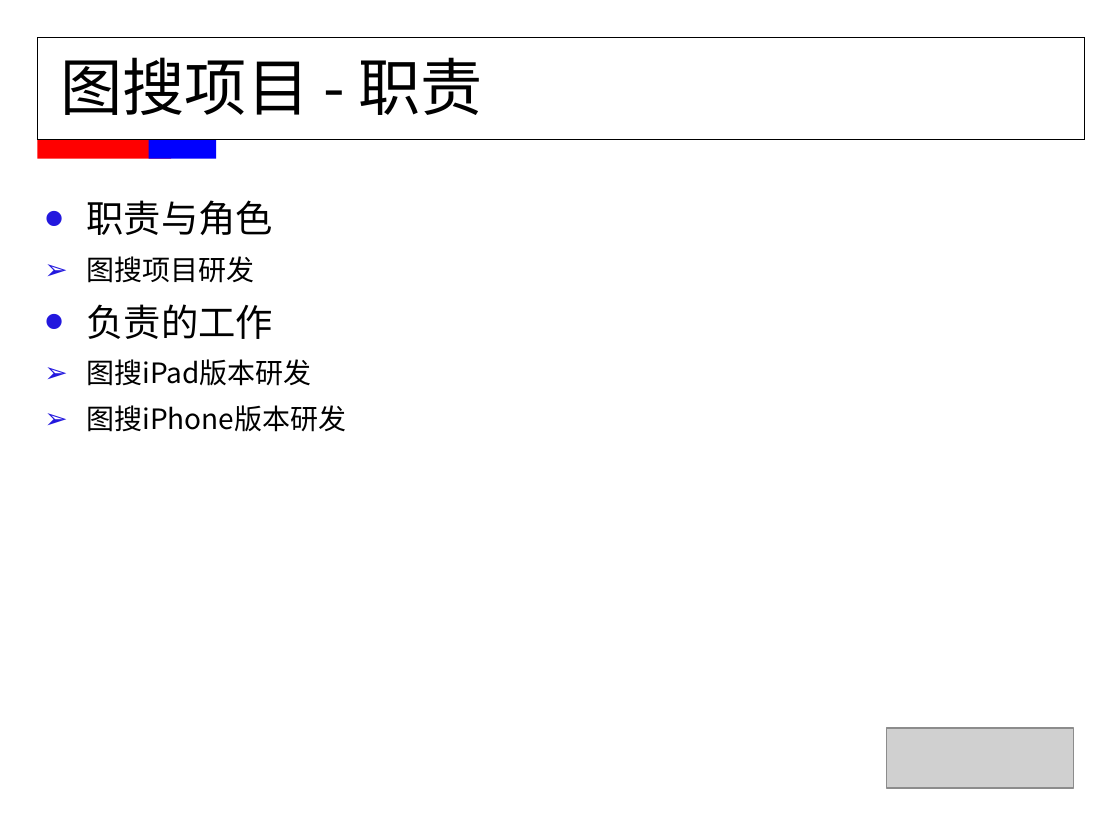
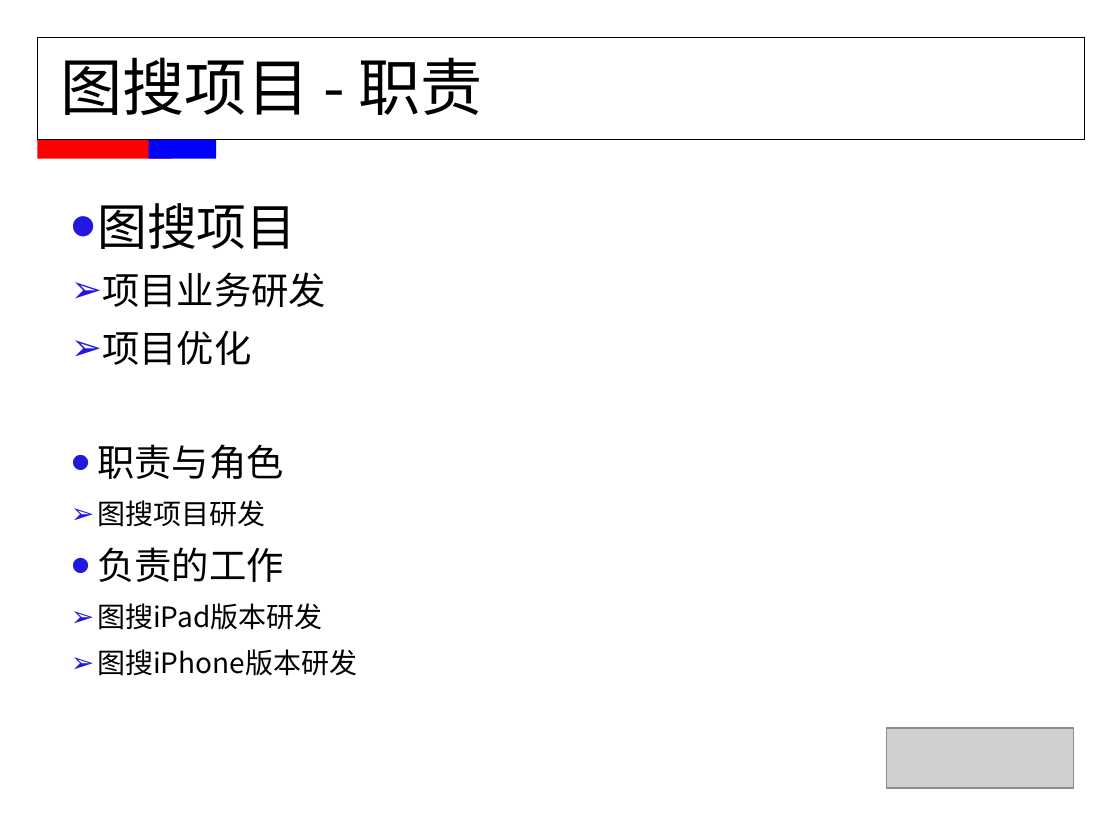
Before and after one commit to FridayAndHoliday/ElenaCodeManager, a slide deck: slide 8 of document/MMS职称评定-董伟平.ppt (slide 10 before the commit). Drawn at 1120x840 pixels with LibreOffice and Linux fonts; fonts in the diff are those of the drawing; grey boxes stand for pictures. Boxes give left, top, right and bottom in pixels: in the first picture for what was removed or moved away, otherwise in the second. Text is boxed around its words. In the diff, an @@ line names an element or a change of style, - is before the commit and + after.

```diff
--- a/document/MMS职称评定-董伟平.ppt
+++ b/document/MMS职称评定-董伟平.ppt
@@ text at (97, 203, 326, 365): paragraphs added @@
+  • 图搜项目
+  ➢ 项目业务研发
+  ➢ 项目优化
@@ text at (97, 444, 357, 676): indent changed @@
```
Also in this commit, not shown: 7 other slides changed, 1 slide removed.
